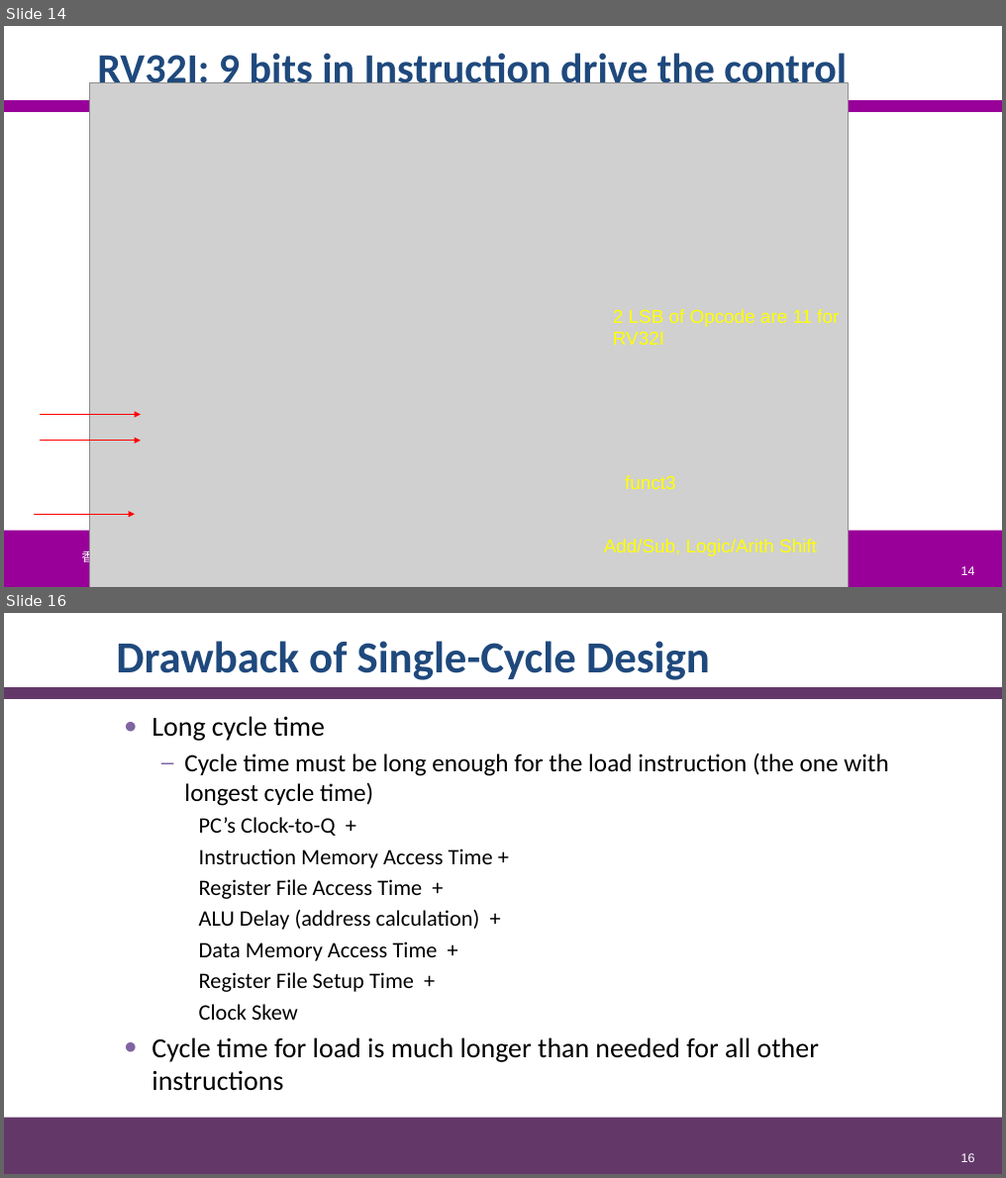
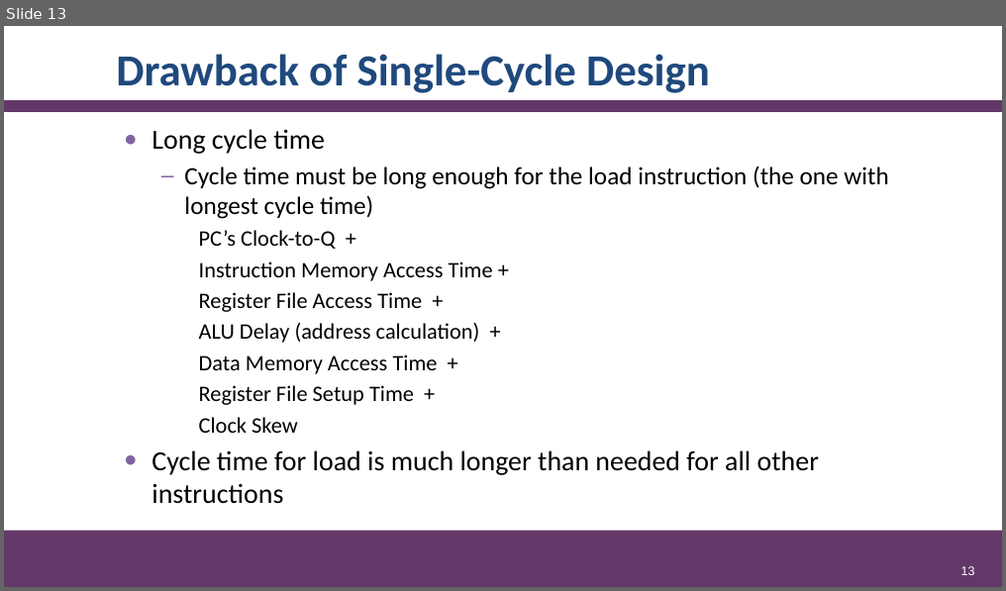
Before and after one commit to SUNCHAOYI923/CMU_CSAPP, a slide deck: slide/CA3060-4-Control.pptx. Shown one above the other, each under a label of ours: slides 14 and 16 before the commit, slide 13 after it; the slides between them are not shown. The pictures are 1006x1178 and 1006x591 pixels, drawn with LibreOffice and Linux fonts; fonts in the diff are those of the drawing; grey boxes stand for pictures; background and template pictures are left out. Boxes give left, top, right and bottom in pixels: in the first picture for what was removed or moved away, otherwise in the second. Text is boxed around its words. In the diff, an @@ line names an element or a change of style, - is before the commit and + after.

```diff
--- a/slide/CA3060-4-Control.pptx
+++ b/slide/CA3060-4-Control.pptx
@@ slide 14 removed at (x1=4, y1=26, x2=1002, y2=587), background #FFFFFF @@
@@ title removed at (x1=97, y1=48, x2=846, y2=83) @@
-RV32I: 9 bits in Instruction drive the control
@@ picture removed at (x1=90, y1=82, x2=848, y2=587) @@
@@ rectangle removed at (x1=4, y1=100, x2=1002, y2=112) @@
@@ text removed at (x1=613, y1=309, x2=839, y2=345) @@
-2 LSB of Opcode are 11 for
-RV32I
@@ arrow removed from (40, 414) to (141, 414) @@
@@ arrow removed from (40, 441) to (141, 441) @@
@@ text removed at (x1=625, y1=475, x2=675, y2=489) @@
-funct3
@@ arrow removed from (33, 514) to (135, 514) @@
@@ rectangle removed at (x1=4, y1=531, x2=1002, y2=587) @@
@@ text removed at (x1=81, y1=549, x2=281, y2=566) @@
-香港中文大学（深圳）数据科学学院
-CUHK-SZ School of Data Science
@@ text removed at (x1=604, y1=539, x2=817, y2=557) @@
-Add/Sub, Logic/Arith Shift
@@ page number removed at (x1=961, y1=567, x2=975, y2=575) @@
-14
@@ what was slide 16 is now slide 13 @@
@@ page number at (x1=961, y1=567, x2=975, y2=575): text changed @@
-16
+13
```
Also in this commit, not shown: 3 slides changed, 2 other slides removed, 5 other files.
